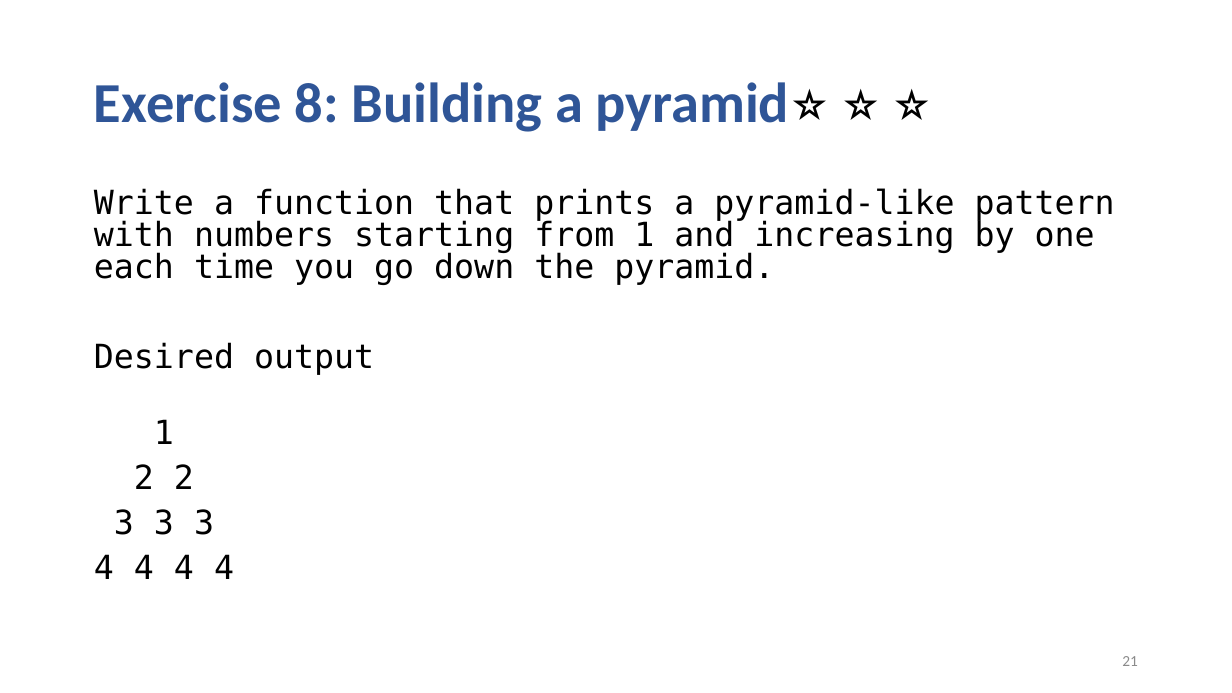
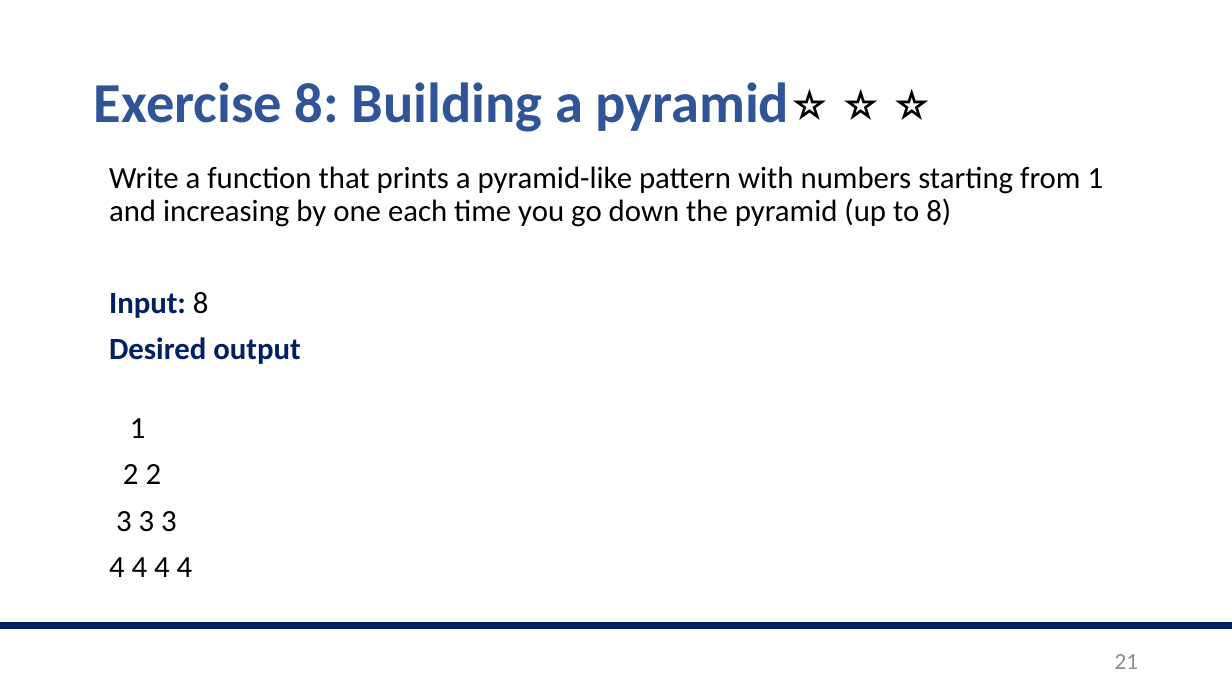
Before and after one commit to valegiunchiglia/2022-Module3-ImperialCollege, a slide deck: slide 21 of Day1/Day1.pptx. Drawn at 1232x693 pixels with LibreOffice and Linux fonts; fonts in the diff are those of the drawing. Boxes give left, top, right and bottom in pixels: in the first picture for what was removed or moved away, otherwise in the second. Text is boxed around its words. In the diff, an @@ line names an element or a change of style, - is before the commit and + after.

```diff
--- a/Day1/Day1.pptx
+++ b/Day1/Day1.pptx
@@ text "Write a function that prints ...": place and size @@
-text "Write a function that prints ..." at (94,188,1115,579)
+text "Write a function that prints ..." at (109,166,1104,577)
@@ text at (109,166,1104,318): text changed; size 25.9 to 24 pt; font DejaVu Sans Mono to Calibri @@
-Write a function that prints a pyramid-like pattern with numbers starting from 1 and increasing by one each time you go down the pyramid.
+Write a function that prints a pyramid-like pattern with numbers starting from 1 and increasing by one each time you go down the pyramid (up to 8)
+Input: 8
@@ text at (109,337,300,577): size 25.9 to 24 pt, font DejaVu Sans Mono to Calibri in "Desired output", "1", "2 2", "3 3 3" and 1 more places; text colour #000000 to #002060, bold on in "Desired output"; line spacing 0.8 to 0.9 @@
@@ line added from (0, 626) to (1232, 626), #002060 6 pt @@
@@ page number at (1115,654,1138,669): size 12 to 18 pt @@
```
Also in this commit, not shown: 17 other slides changed, 2 other files.
